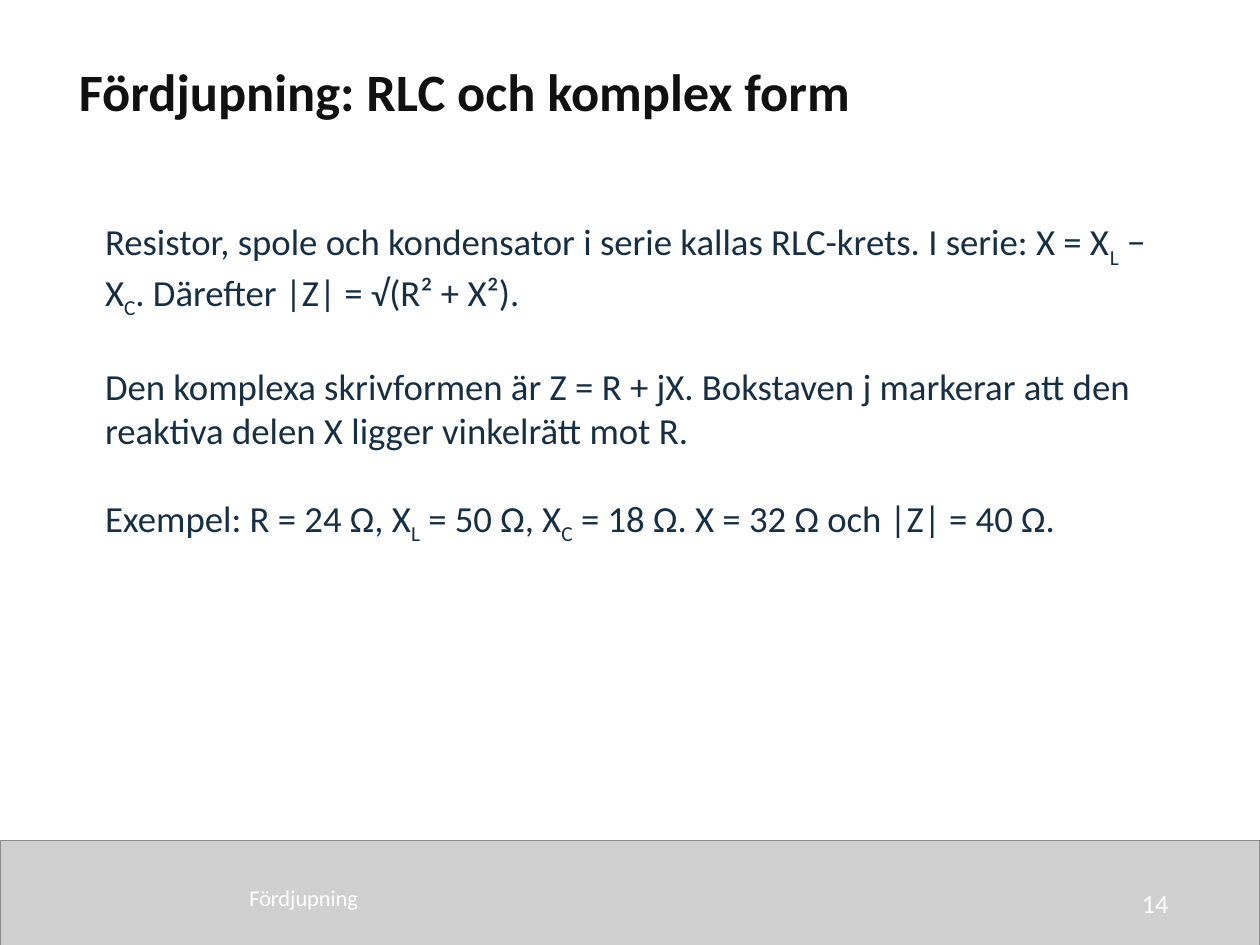
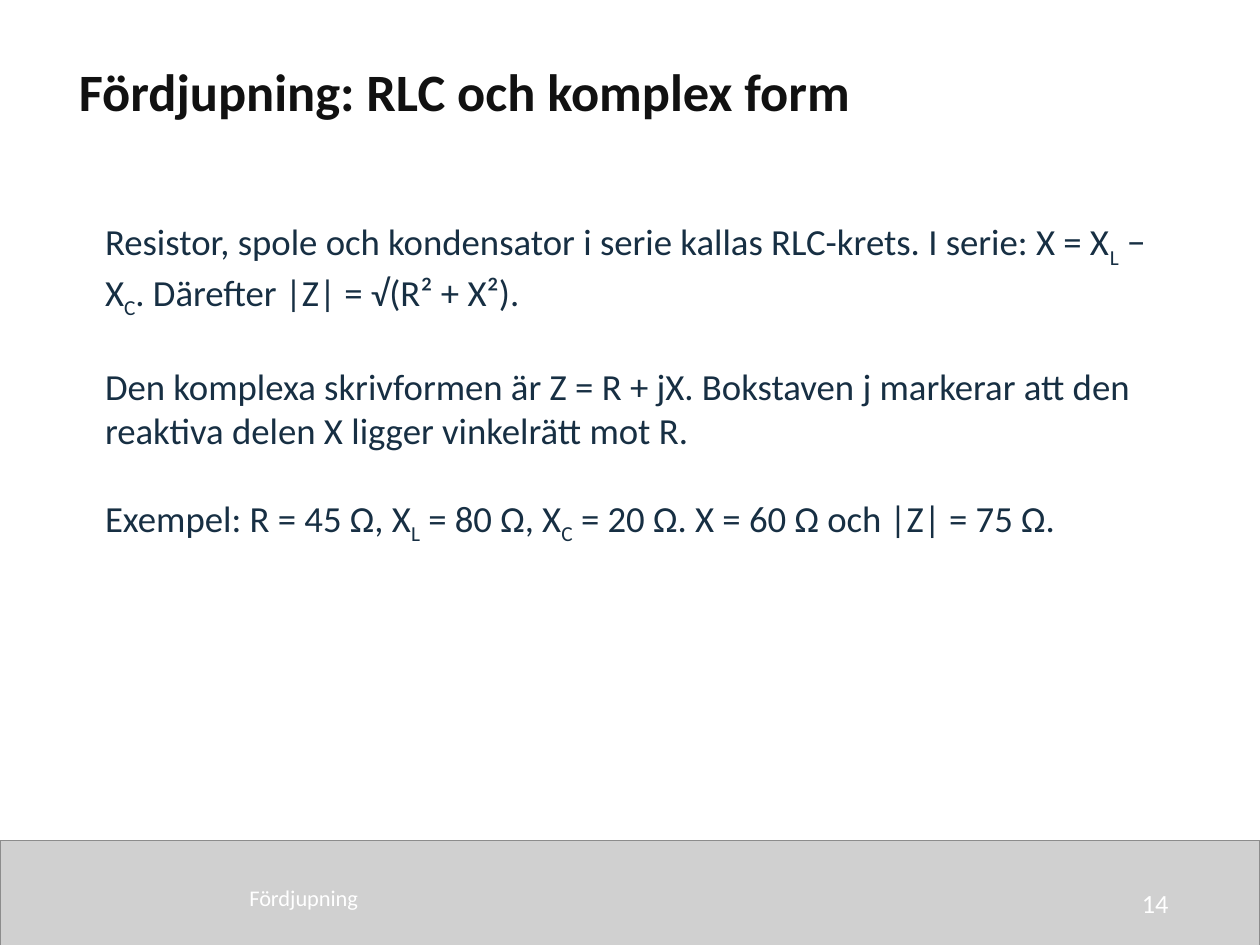
Before and after one commit to nj22az/nj22az.github.io, a slide deck: slide 14 of sjoskolan/vecka-40/aktuell/v40_02_Reaktans_och_impedans_elev.pptx. Drawn at 1260x945 pixels with LibreOffice and Linux fonts; fonts in the diff are those of the drawing; grey boxes stand for pictures. Boxes give left, top, right and bottom in pixels: in the first picture for what was removed or moved away, otherwise in the second. Text is boxed around its words. In the diff, an @@ line names an element or a change of style, - is before the commit and + after.

```diff
--- a/sjoskolan/vecka-40/aktuell/v40_02_Reaktans_och_impedans_elev.pptx
+++ b/sjoskolan/vecka-40/aktuell/v40_02_Reaktans_och_impedans_elev.pptx
@@ text at bbox=[105, 505, 1055, 538]: text changed @@
-Exempel: R = 24 Ω, XL = 50 Ω, XC = 18 Ω. X = 32 Ω och |Z| = 40 Ω.
+Exempel: R = 45 Ω, XL = 80 Ω, XC = 20 Ω. X = 60 Ω och |Z| = 75 Ω.
```
Also in this commit, not shown: 2 other slides changed, 50 other files.
